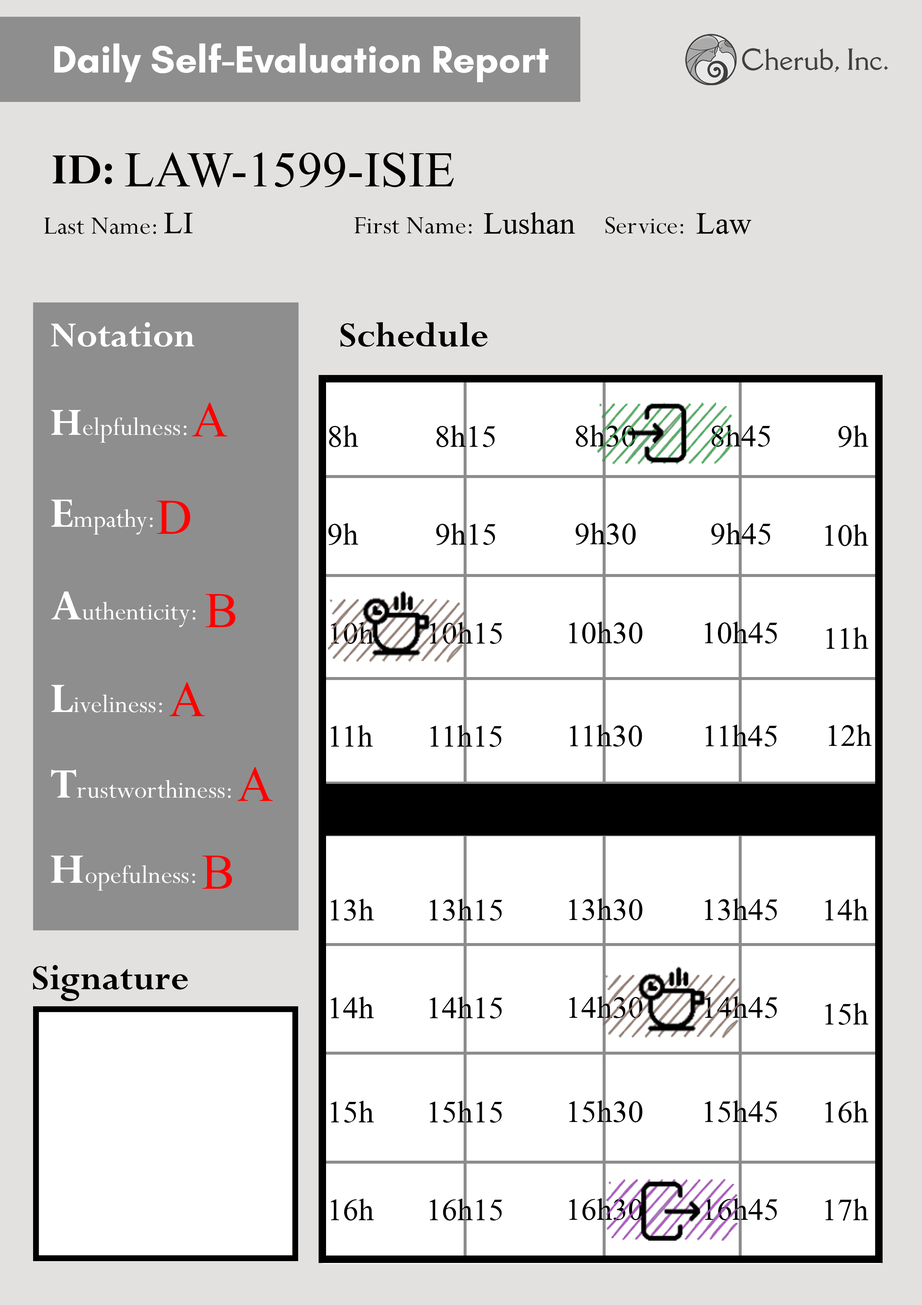
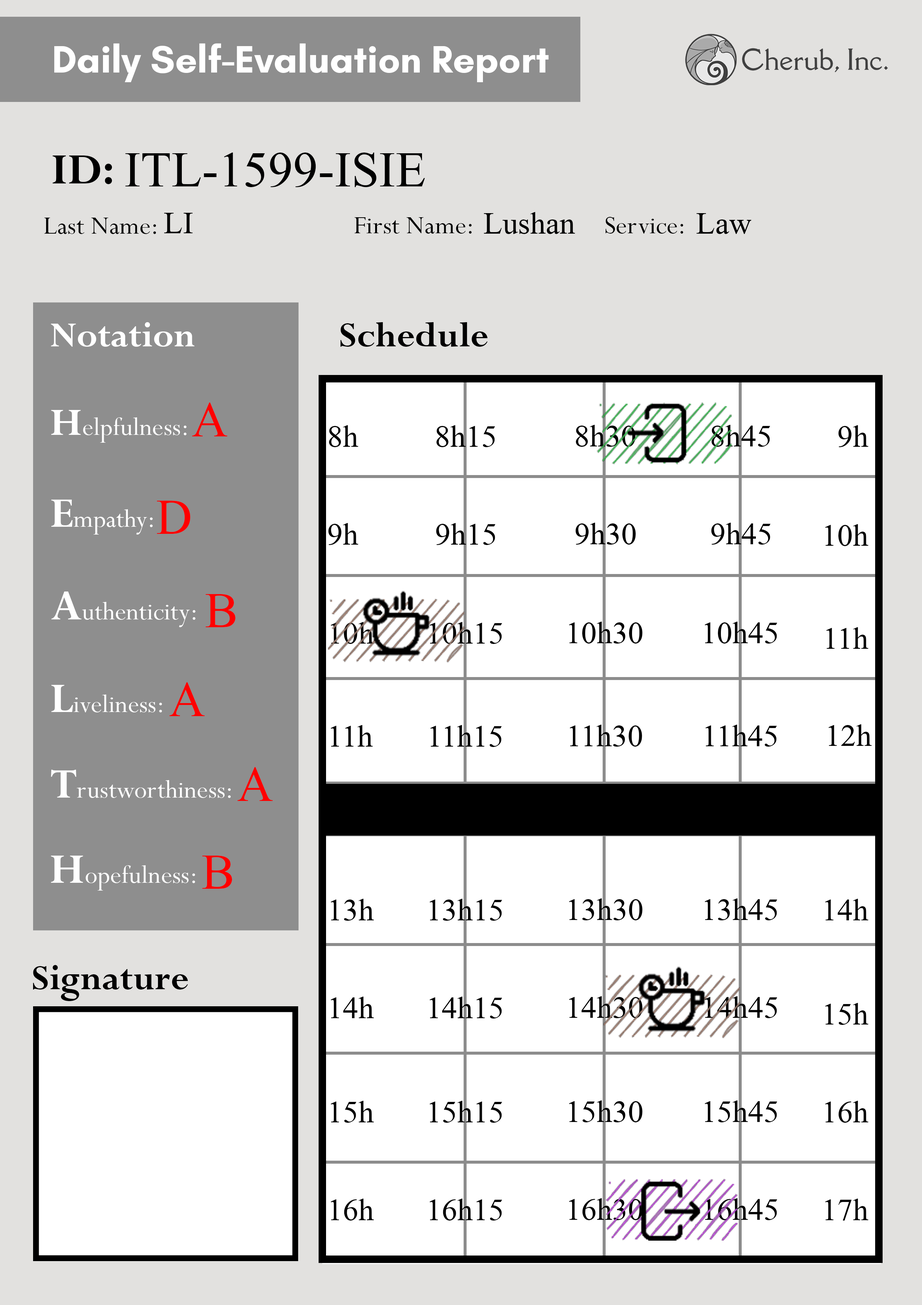
Layered file, before and after one edit (922 × 1305). Changes by layer:
renamed "LAW-1599-ISIE" to "ITL-1599-ISIE", painted on it over <box>124,152,455,188</box>
